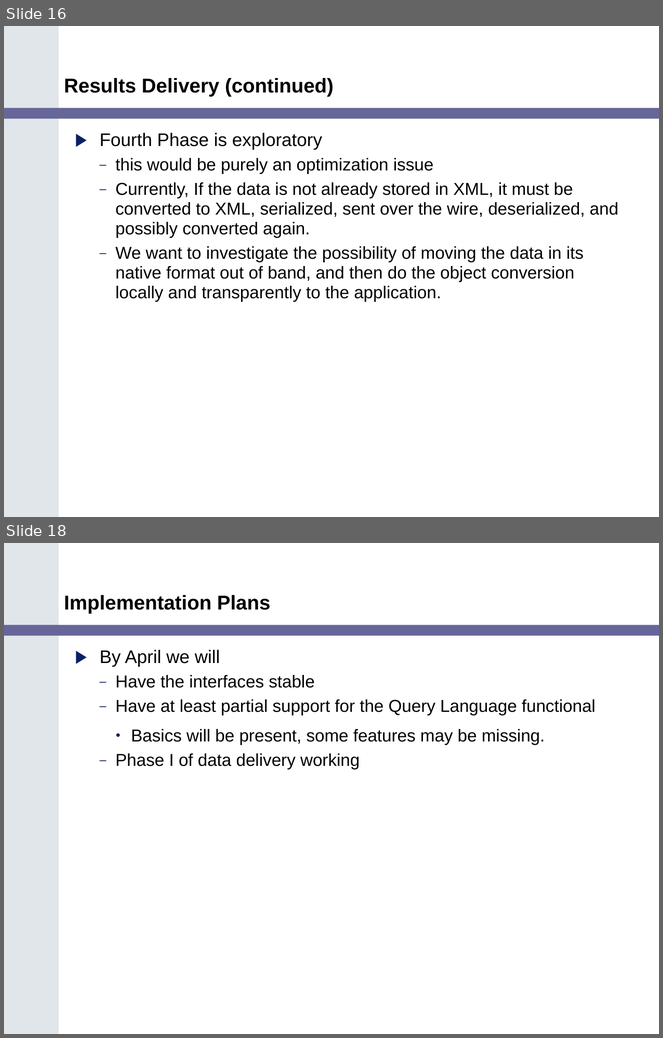
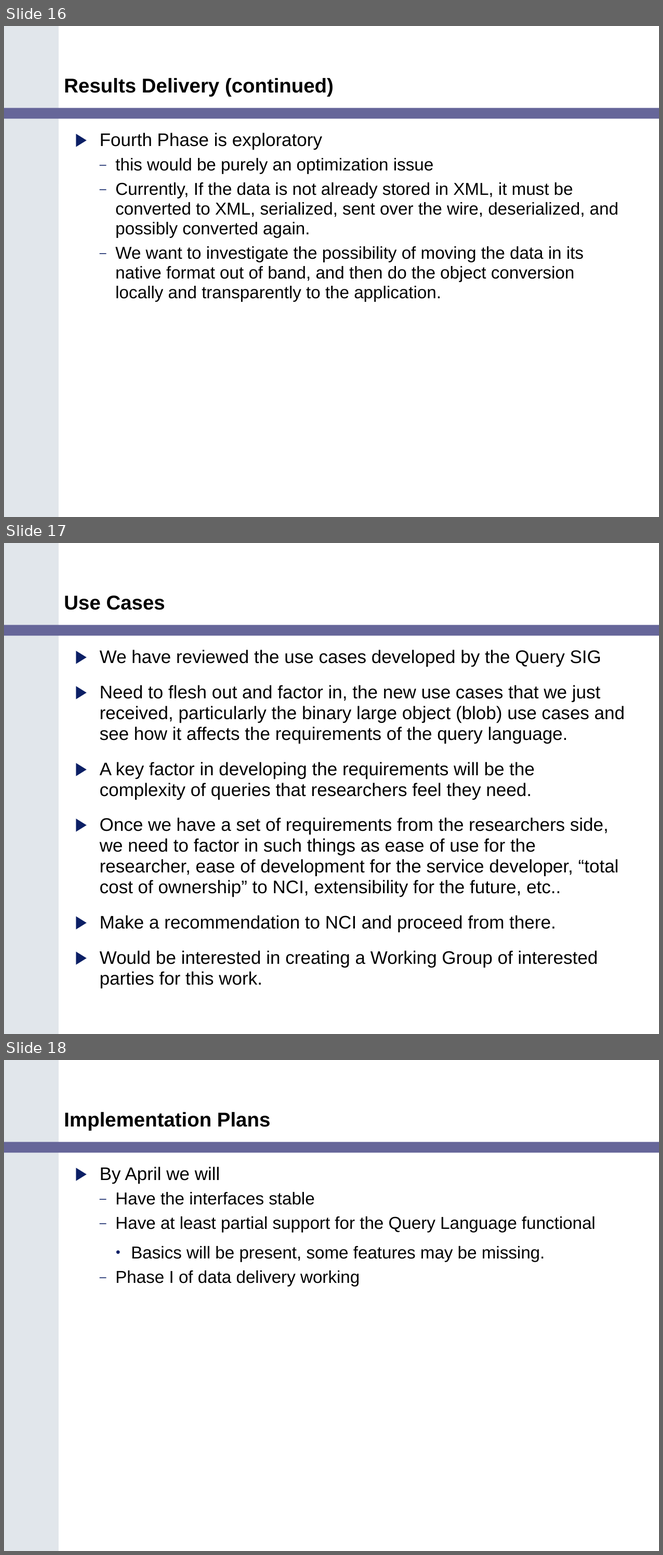
Before and after one commit to NCIP/cagrid-portal, a slide deck: cagrid-1-0/Documentation/presentations/200602_VCDE_ARCH/caGrid_Update_Arch_VCDE_Feb1.ppt. Shown one above the other, each under a label of ours: slides 16 and 18 before the commit, slides 16, 17 and 18 after it; the slides between them are not shown. The pictures are 663x1038 and 663x1555 pixels, drawn with LibreOffice and Linux fonts; fonts in the diff are those of the drawing; background and template pictures are left out. Boxes give left, top, right and bottom in pixels: in the first picture for what was removed or moved away, otherwise in the second. Text is boxed around its words. In the diff, an @@ line names an element or a change of style, - is before the commit and + after.

Commit message:
added bill's use cases

```diff
--- a/cagrid-1-0/Documentation/presentations/200602_VCDE_ARCH/caGrid_Update_Arch_VCDE_Feb1.ppt
+++ b/cagrid-1-0/Documentation/presentations/200602_VCDE_ARCH/caGrid_Update_Arch_VCDE_Feb1.ppt
@@ slide 17 added at <box>4,543,659,1034</box>, background #FFFFFF; not listed: 2 template elements that a slide beside it also shows @@
@@ title added at <box>64,596,165,610</box>, 22 pt, text #000000, bold @@
+Use Cases
@@ text added at <box>100,650,625,989</box>, 20 pt, text #000000 @@
+▶ We have reviewed the use cases developed by the Query SIG
+▶ Need to flesh out and factor in, the new use cases that we just received, particularly the binary large object (blob) use cases and see how it affects the requirements of the query language.
+▶ A key factor in developing the requirements will be the complexity of queries that researchers feel they need.
+▶ Once we have a set of requirements from the researchers side, we need to factor in such things as ease of use for the researcher, ease of development for the service developer, “total cost of ownership” to NCI, extensibility for the future, etc..
+▶ Make a recommendation to NCI and proceed from there.
+▶ Would be interested in creating a Working Group of interested parties for this work.
```
Also in this commit, not shown: 7 slides changed, 1 slide removed.
